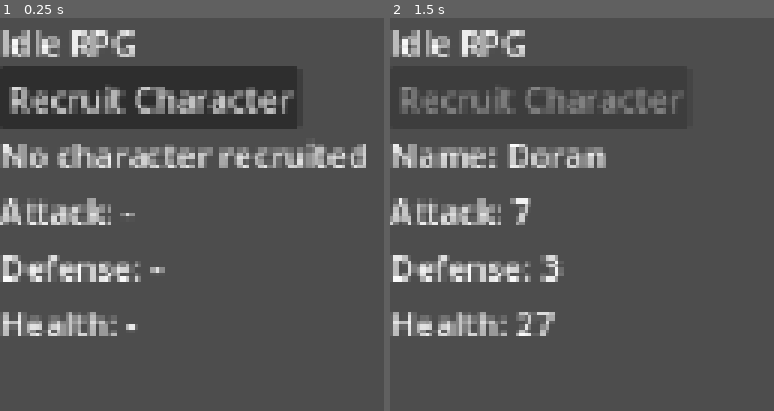
Above: before the commit, frames 1-2 (left to right).
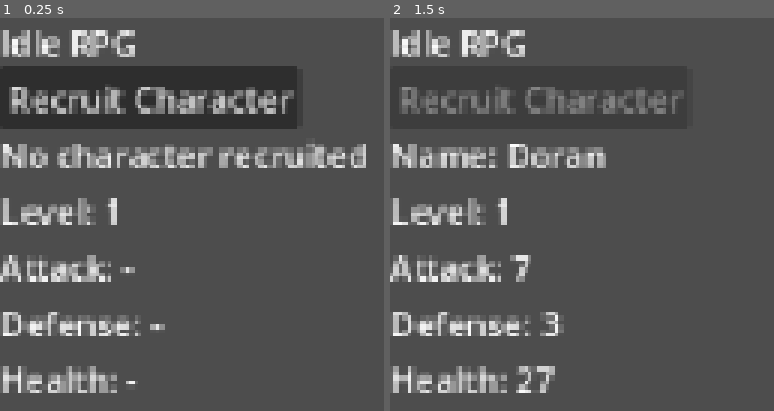
Above: after the commit, the same moments.

Repository: fehudma/godot_projects
Game: Godot game, scene res://Scenes/main.tscn
The game is run twice, just before and just after one commit, with the same random seed, the same clock (stepped at 60 frames per second) and the same inputs.
Inputs:
- Up to frame 1 (0.25 s): no input
- Up to frame 2 (1.5 s): click "Recruit Character" at 0.5 s; tap Enter at 1.25 s

The runs differ from the first frame. In frame 1, 5.4% of the frame differs, in the area x 0-43%, y 45-96%; in frame 2, 6.6%, in the area x 0-46%, y 45-96%.

Commit message:
Set level when generating a new character

Diff:
--- a/Scenes/main.gd
+++ b/Scenes/main.gd
@@ -18,6 +18,7 @@
 #=======================VARs
 var character: Dictionary = {
 	"name": "Unknown",
+	"level": 1,
 	"attack": 0,
 	"defense": 0,
 	"health": 0
@@ -27,9 +28,11 @@
 #=======================OnReadies
 @onready var recruit_button: Button = $RecruitButton
 @onready var name_label: Label = $VBoxContainer/NameLabel
+@onready var level_label: Label = $VBoxContainer/LevelLabel
 @onready var health_label: Label = $VBoxContainer/HealthLabel
 @onready var attack_label: Label = $VBoxContainer/AttackLabel
 @onready var defense_label: Label = $VBoxContainer/DefenseLabel
+
 
 
 
@@ -41,12 +44,14 @@
 		attack_label.text = "Attack: -"
 		defense_label.text = "Defense: -"
 		health_label.text = "Health: -"
+		level_label.text = "Level: " + str(character["level"])
 		return
 
 	name_label.text = "Name: " + str(character["name"])
 	attack_label.text = "Attack: " + str(character["attack"])
 	defense_label.text = "Defense: " + str(character["defense"])
 	health_label.text = "Health: " + str(character["health"])
+	level_label.text = "Level: " + str(character["level"])
 
 #character generation
 func generate_character() -> void:
--- a/Scenes/main.tscn
+++ b/Scenes/main.tscn
@@ -34,6 +34,10 @@
 layout_mode = 2
 text = "Name: Unknown"
 
+[node name="LevelLabel" type="Label" parent="VBoxContainer" unique_id=977112135]
+layout_mode = 2
+text = "Level: 99"
+
 [node name="AttackLabel" type="Label" parent="VBoxContainer" unique_id=1983624152]
 layout_mode = 2
 text = "Attack: 99"
